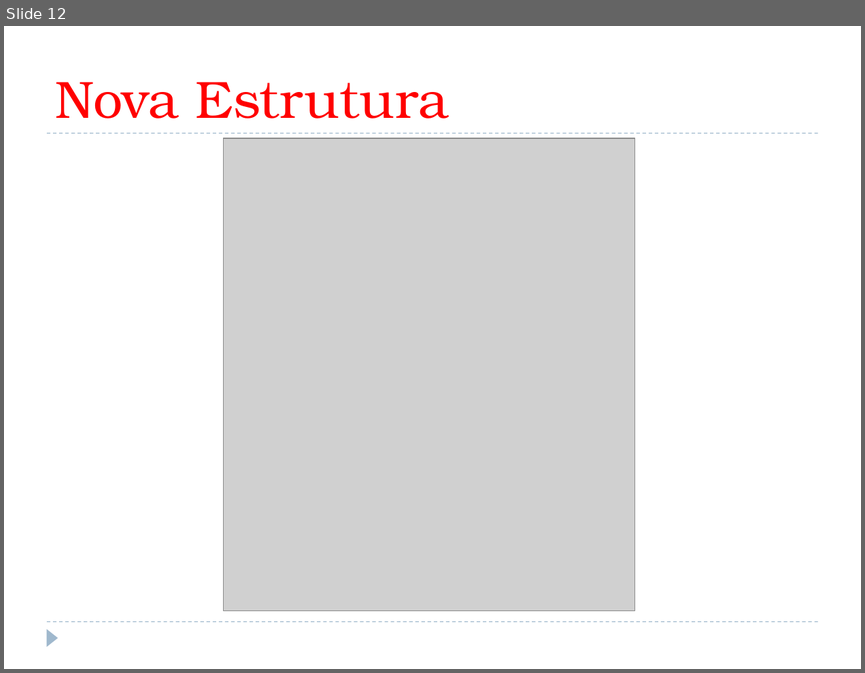
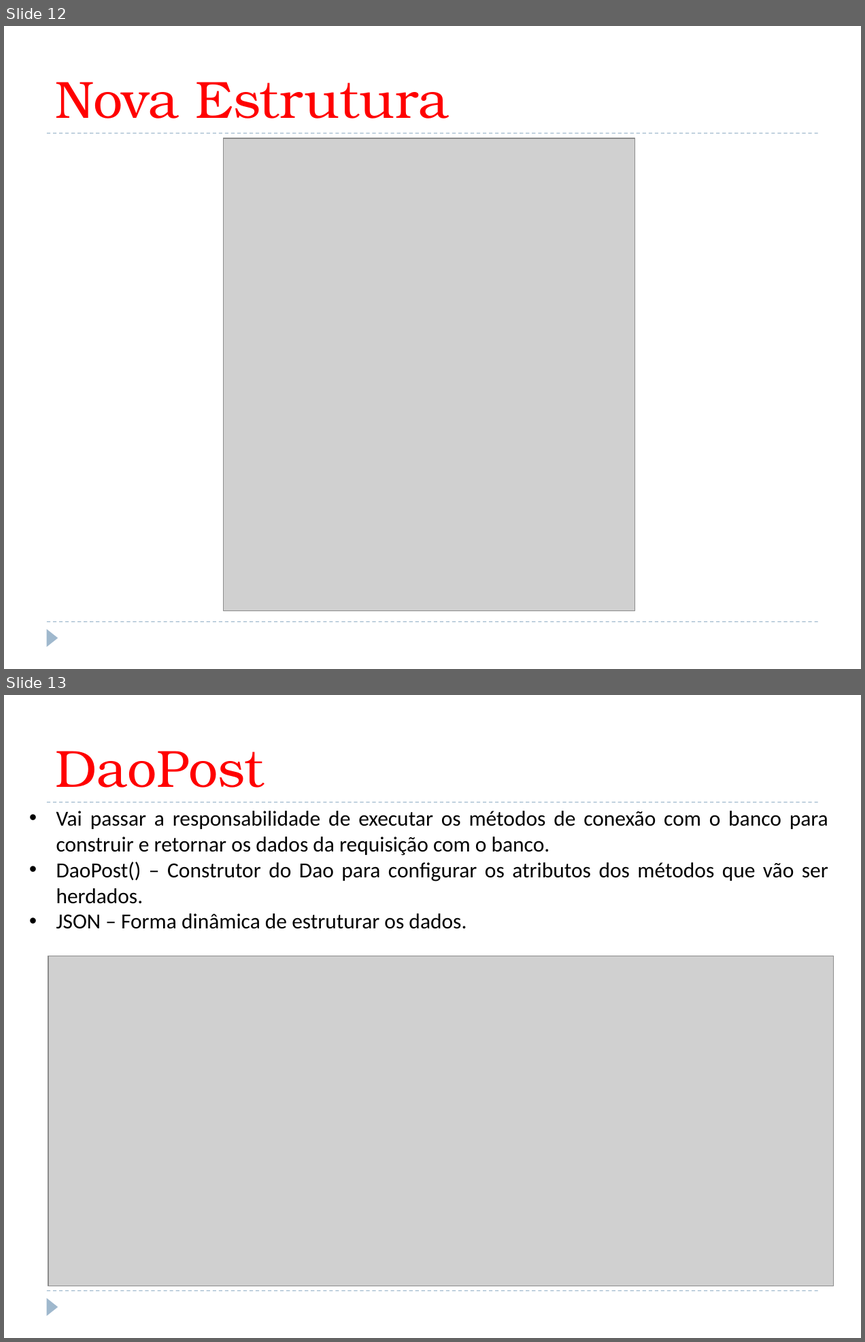
Before and after one commit to suzynerd/Padr-oAdapterSysRedIN, a slide deck: Adapter.pptx. Shown one above the other, each under a label of ours: slide 12 before the commit, slides 12 and 13 after it. The pictures are 865x673 and 865x1342 pixels, drawn with LibreOffice and Linux fonts; fonts in the diff are those of the drawing; grey boxes stand for pictures. Boxes give left, top, right and bottom in pixels: in the first picture for what was removed or moved away, otherwise in the second. Text is boxed around its words. In the diff, an @@ line names an element or a change of style, - is before the commit and + after.

```diff
--- a/Adapter.pptx
+++ b/Adapter.pptx
@@ slide 13 added at <box>4,695,861,1338</box>, background #FFFFFF; not listed: 3 template elements that a slide beside it also shows @@
@@ title added at <box>55,751,264,787</box>, 44 pt, text #FF0000 @@
+DaoPost
@@ text added at <box>56,811,828,929</box>, 18 pt, text #000000 @@
+• Vai passar a responsabilidade de executar os métodos de conexão com o banco para construir e retornar os dados da requisição com o banco.
+• DaoPost() – Construtor do Dao para configurar os atributos dos métodos que vão ser herdados.
+• JSON – Forma dinâmica de estruturar os dados.
@@ picture added at <box>49,955,834,1285</box> @@
```
Also in this commit, not shown: 2 slides changed, 1 other slide added, 2 slides removed, 1 other file.
